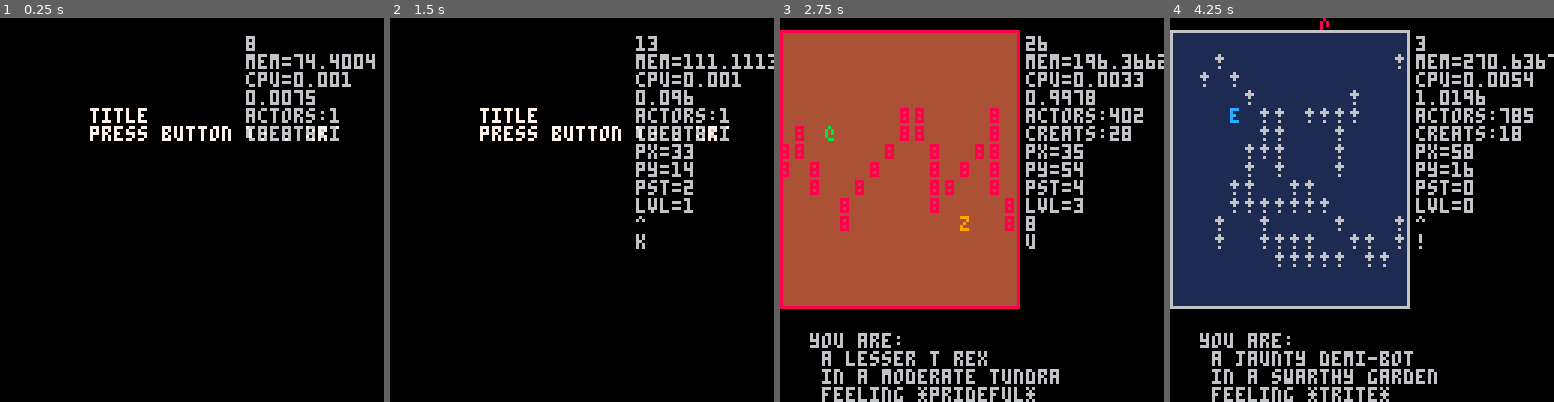
Above: before the commit, frames 1-4 (left to right).
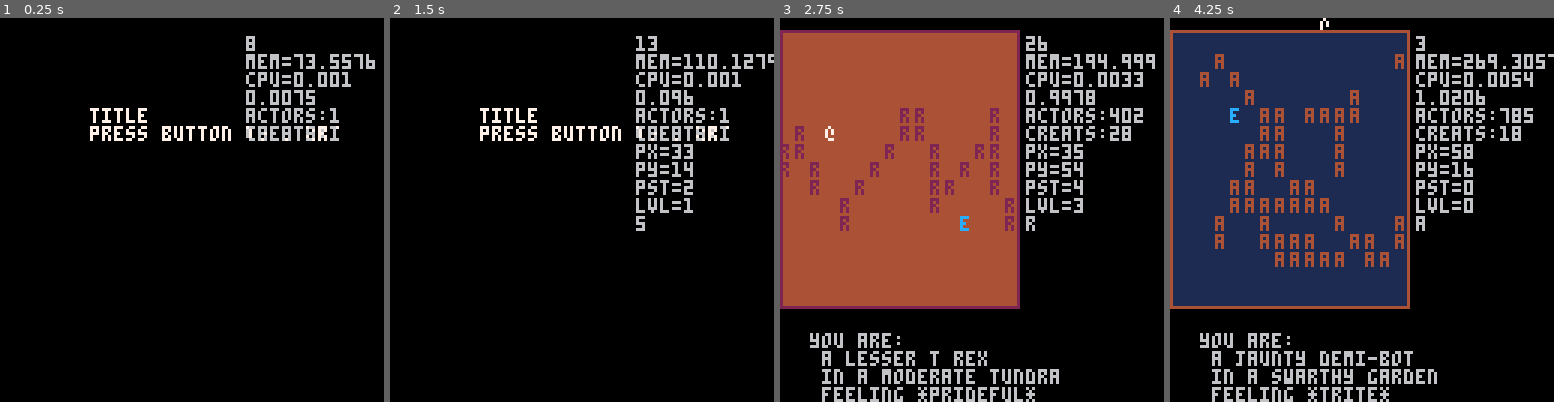
Above: after the commit, the same moments.

Repository: arnodick/castle
Game: PICO-8 cartridge castle.p8
The game is run twice, just before and just after one commit, with the same random seed, the same clock (stepped at 60 frames per second) and the same inputs.
Inputs:
- Up to frame 1 (0.25 s): no input
- Up to frame 2 (1.5 s): tap X (X key) at 0.33, 1.07 s; tap O (Z key) at 0.7 s
- Up to frame 3 (2.75 s): hold Right 1.6-2.1 s; tap O (Z key) at 1.7, 2.1, 2.5 s; tap X (X key) at 1.85 s; hold Up 2.15-2.42 s; hold Right from 2.47 s (still down)
- Up to frame 4 (4.25 s): tap O (Z key) every 0.4 s from 2.9 to 4.1 s; tap X (X key) at 2.97, 4.08 s; release Right at 3.03 s; hold Left 3.08-3.58 s; hold Down 3.63-3.97 s; hold Right from 4.02 s (still down)

The runs differ from the first frame. In frame 1, 0.1% of the frame differs, in the area x 79-98%, y 9-14%; in frame 2, 0.3%; in frame 3, 4.7%; in frame 4, 6.9%, in the area x 0-98%, y 0-76%.

Commit message:
*tidying*

Diff:
--- a/castle.p8
+++ b/castle.p8
@@ -135,64 +135,43 @@
 end
 
 function actortypes_i(l)
-	chars="abcdefghijklmnopqrstuvwxyz0123456789!#%^*():;,.{}"
-	local ch1=0
-	local ch2=0
+	chars="@abcdefghijklmnopqrstuvwxyz0123456789!#%^*():;,.{}"
+	local as={}
+
+	for a=1,3 do
+		as[a]={}
+		for b=1,4 do as[a][b]={} end
+	end
+
+	--player attributes
+	for a=1,4 do
+		as[1][a].ch=1 as[1][a].c=7 as[1][a].m=1
+	end
+	--terrain attributes
+	for a=1,4 do
+		as[2][a].ch=flr(rnd(#chars)+1) as[2][a].c=flr(rnd(14))+1 as[2][a].m=0
+	end
+	--enemy attributes
+	for a=1,4 do
+		as[3][a].ch=6  as[3][a].c=12 as[3][a].m=2
+	end
 
 	levelc=flr(rnd(3))
 
 	local at={}
 	local style={}
 
-	for a=1,4 do
-		style={}
-		style.ch="@"
-		style.c=7+a
-		style.m=1
-		add(at,style)
-	end
-	add(actortypes,at)
-
-	at={}
-	for a=1,4 do
-		ch1=flr(rnd(#chars)+1)
-		ch2=flr(rnd(#chars)+1)
-		style={}
-		style.ch=sub(chars,ch1,ch1)
-		style.ch2=sub(chars,ch2,ch2)
-		style.c=flr(rnd(14))+1
-		style.c2=flr(rnd(14))+1
-		style.m=0
-		add(at,style)
-	end
-	add(actortypes,at)
-
-	at={}
-	style={}
-	style.ch="e"
-	style.c=12
-	style.m=2
-	add(at,style)
-
-	style={}
-	style.ch="*"
-	style.c=8
-	style.m=2
-	add(at,style)
-
-	style={}
-	style.ch="q"
-	style.c=5
-	style.m=2
-	add(at,style)
-
-	style={}
-	style.ch="z"
-	style.c=9
-	style.m=2
-	add(at,style)
-
-	add(actortypes,at)
+	for a=1,3 do
+		at={}
+		for b=1,4 do
+			style={}
+			style.ch=sub(chars,as[a][b].ch,as[a][b].ch)
+			style.c=as[a][b].c
+			style.m=as[a][b].m
+			add(at,style)
+		end
+		add(actortypes,at)
+	end
 end
 
 function rooms_i(sa)
@@ -291,7 +270,7 @@
 	if a.secx==cam[1] then
 		if	a.secy==cam[2] then
 			if a.t==2 then
-				print(actortypes[a.t][level+1].ch2,a.x*cellw+a.shakex,a.y*cellh+a.shakey,actortypes[2][level+1].c2)
+--				print(actortypes[a.t][level+1].ch2,a.x*cellw+a.shakex,a.y*cellh+a.shakey,actortypes[2][level+1].c2)
 			end
 			print(actortypes[a.t][level+1].ch,a.x*cellw+a.shakex,a.y*cellh+a.shakey,actortypes[a.t][level+1].c)
 		end
